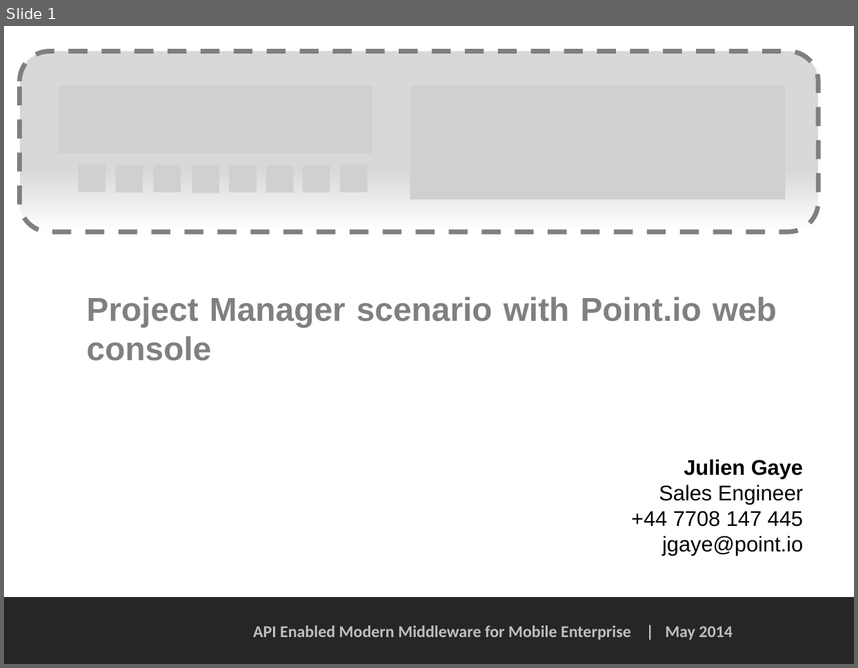
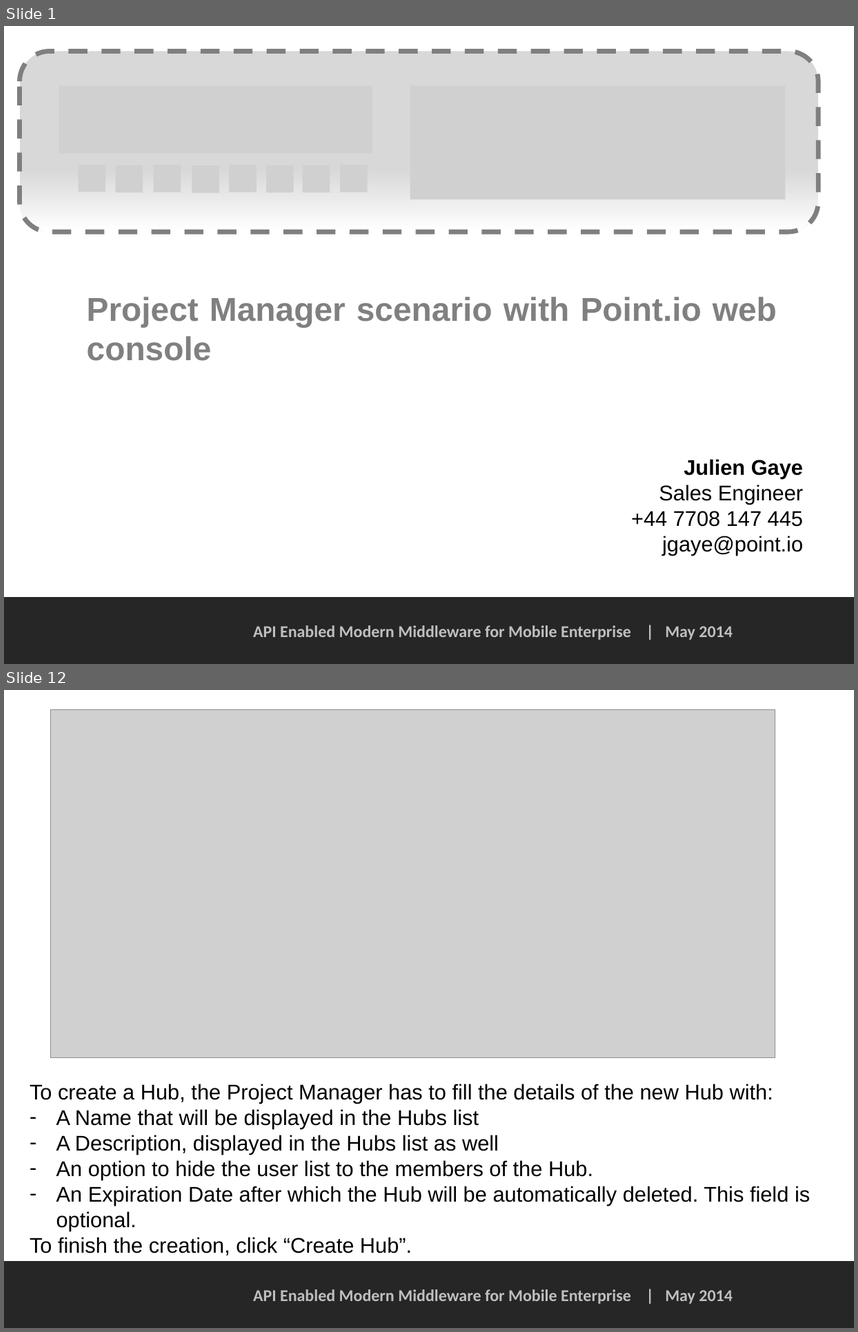
Before and after one commit to PointIO/Documentation, a slide deck: web console doc/Project Manager scenario - web console.pptx. Shown one above the other, each under a label of ours: slide 1 before the commit, slides 1 and 12 after it; the slides between them are not shown. The pictures are 858x668 and 858x1332 pixels, drawn with LibreOffice and Linux fonts; fonts in the diff are those of the drawing; grey boxes stand for pictures; background and template pictures are left out. Boxes give left, top, right and bottom in pixels: in the first picture for what was removed or moved away, otherwise in the second. Text is boxed around its words. In the diff, an @@ line names an element or a change of style, - is before the commit and + after.

Commit message:
Project Manager updated to v1, typo in Storage Administrator fixed

```diff
--- a/web console doc/Project Manager scenario - web console.pptx
+++ b/web console doc/Project Manager scenario - web console.pptx
@@ slide 12 added at box(4, 690, 854, 1328), background #FFFFFF; not listed: 2 template elements that a slide beside it also shows @@
@@ picture added at box(51, 709, 775, 1057) @@
@@ text added at box(30, 1083, 810, 1255), 18 pt, text #000000 @@
+To create a Hub, the Project Manager has to fill the details of the new Hub with:
+– A Name that will be displayed in the Hubs list
+– A Description, displayed in the Hubs list as well
+– An option to hide the user list to the members of the Hub.
+– An Expiration Date after which the Hub will be automatically deleted. This field is optional.
+To finish the creation, click “Create Hub”.
```
Also in this commit, not shown: 1 slide changed, 14 other slides added, 16 slides removed, 1 other file.
